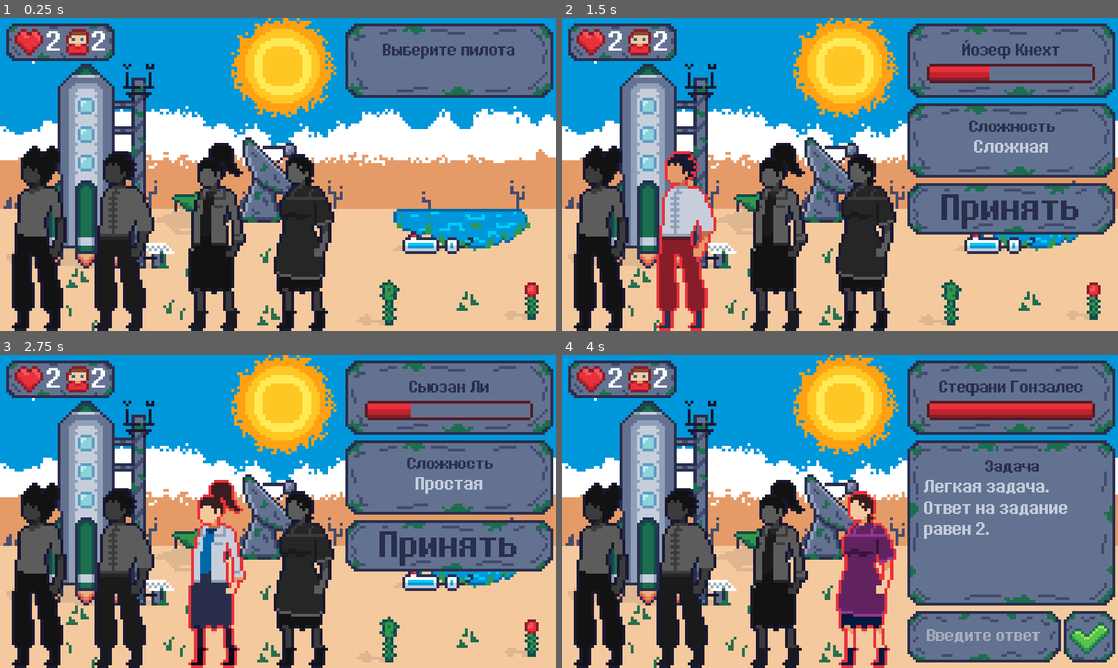
Above: before the commit, frames 1-4 (two rows, left to right).
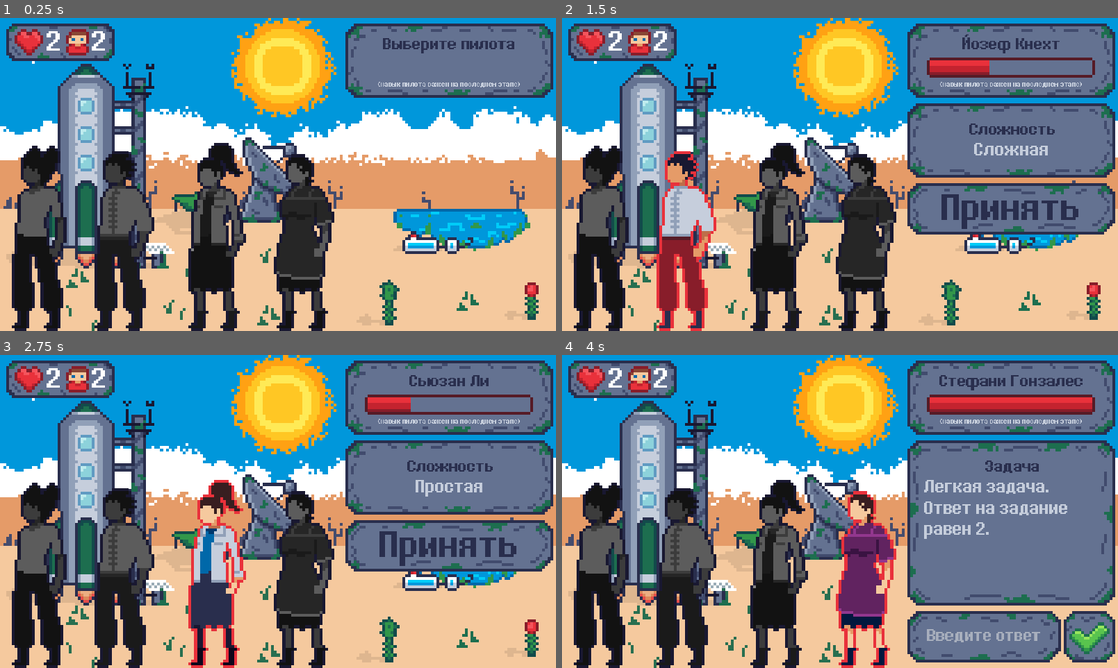
Above: after the commit, the same moments.

Repository: Sc222/rocket-scientist
Game: Godot game, scene res://StagePilots/StagePilots.tscn
Same seed, same stepped clock (60 frames per second), same inputs: the game is played once before the commit and once after it. This scene is started directly instead of the project's main scene.
Inputs (mouse positions are in pixels of both pictures, inside the frame that each line leads up to):
- Up to frame 1 (0.25 s): no input
- Up to frame 2 (1.5 s): click (600, 237) at 0.5 s; click (689, 237) at 1.25 s
- Up to frame 3 (2.75 s): click (216, 574) at 2 s
- Up to frame 4 (4 s): click (867, 574) at 2.75 s; click (1012, 545) at 3.5 s

The runs differ from the first frame. In frame 1, 1.3% of the frame differs, in the area x 62-99%, y 2-25%; in frame 2, 3.6%; in frame 3, 3.4%; in frame 4, 3.7%.

Commit message:
fix division by zero error and make better stage pilots ui

Diff:
--- a/Global/GameOverMenu/GameOverMenu.gd
+++ b/Global/GameOverMenu/GameOverMenu.gd
@@ -13,8 +13,12 @@
 
 # todo replace index with enum
 func show_dialog(index, solved_tasks, tasks_total, tries):
-	var tasks_percentage = stepify((solved_tasks*1.0)/tasks_total*100,0.1)
-	var accuracy_percentage = stepify((solved_tasks*1.0)/tries*100,0.1)
+	var tasks_percentage = 0
+	if tasks_total != 0:
+		tasks_percentage = stepify((solved_tasks*1.0)/tasks_total*100,0.1)
+	var accuracy_percentage = 0
+	if tries != 0:
+		accuracy_percentage = stepify((solved_tasks*1.0)/tries*100,0.1)
 	$Bg/StageInfo.set_text(stages[index])
 	$Bg/TasksInfo.set_text(str(tasks_percentage) +"% ("+str(solved_tasks)+"/"+str(tasks_total)+")")
 	$Bg/AccuracyInfo.set_text(str(accuracy_percentage) +"% ("+str(solved_tasks)+"/"+str(tries)+")")
--- a/Global/GameOverMenu/GameOverMenu.tscn
+++ b/Global/GameOverMenu/GameOverMenu.tscn
@@ -118,6 +118,7 @@
 size_flags_vertical = 7
 custom_fonts/font = SubResource( 5 )
 custom_colors/font_color = Color( 0.780392, 0.811765, 0.866667, 1 )
+text = "провален"
 valign = 1
 clip_text = true
 __meta__ = {
--- a/Global/NextStageMenu/NextStageMenu.tscn
+++ b/Global/NextStageMenu/NextStageMenu.tscn
@@ -57,13 +57,13 @@
 [node name="overlay" type="ColorRect" parent="."]
 anchor_right = 1.0
 anchor_bottom = 1.0
-color = Color( 0.101961, 0.0980392, 0.196078, 0.740741 )
+color = Color( 0.0470588, 0.180392, 0.266667, 0.784314 )
 __meta__ = {
 "_edit_use_anchors_": false
 }
 
 [node name="AnimationPlayer" type="AnimationPlayer" parent="."]
-anims/overlay_color = SubResource( 6 )
+anims/overlay_color = SubResource( 2 )
 
 [node name="Bg" type="Sprite" parent="."]
 position = Vector2( 300, 160 )
@@ -88,9 +88,9 @@
 
 [node name="Stage" type="Label" parent="Bg"]
 margin_left = 6.0
-margin_top = 13.0
+margin_top = 14.0
 margin_right = 81.0
-margin_bottom = 48.0
+margin_bottom = 49.0
 rect_scale = Vector2( 0.2, 0.2 )
 size_flags_horizontal = 7
 size_flags_vertical = 7
@@ -105,9 +105,9 @@
 
 [node name="StageInfo" type="Label" parent="Bg"]
 margin_left = 22.0
-margin_top = 13.0
+margin_top = 14.0
 margin_right = 262.0
-margin_bottom = 48.0
+margin_bottom = 49.0
 rect_scale = Vector2( 0.2, 0.2 )
 size_flags_horizontal = 7
 size_flags_vertical = 7
@@ -121,9 +121,9 @@
 
 [node name="Status" type="Label" parent="Bg"]
 margin_left = 6.0
-margin_top = 22.0
+margin_top = 24.0
 margin_right = 116.0
-margin_bottom = 57.0
+margin_bottom = 59.0
 rect_scale = Vector2( 0.2, 0.2 )
 size_flags_horizontal = 7
 size_flags_vertical = 7
@@ -138,9 +138,9 @@
 
 [node name="StatusInfo" type="Label" parent="Bg"]
 margin_left = 29.0
-margin_top = 22.0
+margin_top = 24.0
 margin_right = 234.0
-margin_bottom = 57.0
+margin_bottom = 59.0
 rect_scale = Vector2( 0.2, 0.2 )
 size_flags_horizontal = 7
 size_flags_vertical = 7
--- a/StageFlight/StageFlight.gd
+++ b/StageFlight/StageFlight.gd
@@ -1,16 +1,28 @@
-extends Node2D
+extends Control
+
+const BG_SPEED = -50
+const FIRST_STAGE_LINK = "res://StageResources/StageResources.tscn"
+onready var ParallaxBg = get_node("ParallaxBackground")
 
 
-# Declare member variables here. Examples:
-# var a = 2
-# var b = "text"
+func _ready():
+	OS.min_window_size = Vector2(975, 550)
+	get_tree().paused = false
+	$Rocket.play("flight")
 
 
-# Called when the node enters the scene tree for the first time.
-func _ready():
-	pass # Replace with function body.
+func _process(delta):
+	ParallaxBg.scroll_offset.x+=BG_SPEED*delta
 
 
-# Called every frame. 'delta' is the elapsed time since the previous frame.
-#func _process(delta):
-#	pass
+func launch_game():
+	get_tree().change_scene(FIRST_STAGE_LINK)
+
+
+func launch_credits():
+	# todo launch credits
+	pass
+
+
+func exit():
+	get_tree().quit()
--- a/StageFlight/StageFlight.tscn
+++ b/StageFlight/StageFlight.tscn
@@ -1,6 +1,141 @@
-[gd_scene load_steps=2 format=2]
+[gd_scene load_steps=17 format=2]
 
-[ext_resource path="res://StageFlight/StageFlight.gd" type="Script" id=1]
+[ext_resource path="res://assets/main_menu/bg.png" type="Texture" id=1]
+[ext_resource path="res://MainMenu/MainMenu.gd" type="Script" id=2]
+[ext_resource path="res://assets/10895.otf" type="DynamicFontData" id=3]
+[ext_resource path="res://assets/main_menu/rocket_3.png" type="Texture" id=4]
+[ext_resource path="res://assets/main_menu/rocket_4.png" type="Texture" id=5]
+[ext_resource path="res://assets/main_menu/rocket_2.png" type="Texture" id=6]
+[ext_resource path="res://assets/main_menu/rocket_5.png" type="Texture" id=7]
+[ext_resource path="res://assets/main_menu/rocket_1.png" type="Texture" id=8]
 
-[node name="Node2D" type="Node2D"]
-script = ExtResource( 1 )
+[sub_resource type="SpriteFrames" id=1]
+animations = [ {
+"frames": [ ExtResource( 8 ), ExtResource( 6 ), ExtResource( 4 ), ExtResource( 5 ), ExtResource( 7 ), ExtResource( 5 ), ExtResource( 4 ), ExtResource( 6 ) ],
+"loop": true,
+"name": "flight",
+"speed": 12.0
+} ]
+
+[sub_resource type="DynamicFont" id=2]
+size = 104
+outline_size = 3
+outline_color = Color( 0.117647, 0.435294, 0.313726, 1 )
+font_data = ExtResource( 3 )
+
+[sub_resource type="StyleBoxEmpty" id=3]
+
+[sub_resource type="StyleBoxEmpty" id=4]
+
+[sub_resource type="StyleBoxEmpty" id=5]
+
+[sub_resource type="StyleBoxEmpty" id=6]
+
+[sub_resource type="StyleBoxEmpty" id=7]
+
+[sub_resource type="DynamicFont" id=8]
+size = 80
+extra_spacing_top = -4
+extra_spacing_bottom = -2
+font_data = ExtResource( 3 )
+
+[node name="MainMenu" type="Control"]
+script = ExtResource( 2 )
+__meta__ = {
+"_edit_use_anchors_": false
+}
+
+[node name="ParallaxBackground" type="ParallaxBackground" parent="."]
+scale = Vector2( 5, 5 )
+transform = Transform2D( 5, 0, 0, 5, 0, 0 )
+
+[node name="ParallaxLayer" type="ParallaxLayer" parent="ParallaxBackground"]
+motion_mirroring = Vector2( 200, 0 )
+
+[node name="Sprite" type="Sprite" parent="ParallaxBackground/ParallaxLayer"]
+texture = ExtResource( 1 )
+centered = false
+
+[node name="Rocket" type="AnimatedSprite" parent="."]
+position = Vector2( 300, 345 )
+scale = Vector2( 6, 6 )
+frames = SubResource( 1 )
+animation = "flight"
+
+[node name="Title" type="Label" parent="."]
+margin_left = 50.0
+margin_top = 35.0
+margin_right = 901.0
+margin_bottom = 145.0
+custom_fonts/font = SubResource( 2 )
+custom_colors/font_color = Color( 0.352941, 0.772549, 0.309804, 1 )
+text = "Rocket Scientist"
+__meta__ = {
+"_edit_use_anchors_": false
+}
+
+[node name="Play" type="Button" parent="."]
+margin_left = 675.0
+margin_top = 215.0
+margin_right = 925.0
+margin_bottom = 295.0
+custom_styles/hover = SubResource( 3 )
+custom_styles/pressed = SubResource( 4 )
+custom_styles/focus = SubResource( 5 )
+custom_styles/disabled = SubResource( 6 )
+custom_styles/normal = SubResource( 7 )
+custom_fonts/font = SubResource( 8 )
+custom_colors/font_color = Color( 1, 1, 1, 0.745098 )
+custom_colors/font_color_hover = Color( 1, 1, 1, 1 )
+custom_colors/font_color_pressed = Color( 1, 0.933333, 0.439216, 1 )
+text = "Играть"
+flat = true
+align = 2
+__meta__ = {
+"_edit_use_anchors_": false
+}
+
+[node name="Credits" type="Button" parent="."]
+margin_left = 660.0
+margin_top = 320.0
+margin_right = 925.0
+margin_bottom = 400.0
+custom_styles/hover = SubResource( 3 )
+custom_styles/pressed = SubResource( 4 )
+custom_styles/focus = SubResource( 5 )
+custom_styles/disabled = SubResource( 6 )
+custom_styles/normal = SubResource( 7 )
+custom_fonts/font = SubResource( 8 )
+custom_colors/font_color = Color( 1, 1, 1, 0.745098 )
+custom_colors/font_color_hover = Color( 1, 1, 1, 1 )
+custom_colors/font_color_pressed = Color( 1, 0.933333, 0.439216, 1 )
+text = "Авторы"
+flat = true
+align = 2
+__meta__ = {
+"_edit_use_anchors_": false
+}
+
+[node name="Exit" type="Button" parent="."]
+margin_left = 695.0
+margin_top = 425.0
+margin_right = 925.0
+margin_bottom = 505.0
+custom_styles/hover = SubResource( 3 )
+custom_styles/pressed = SubResource( 4 )
+custom_styles/focus = SubResource( 5 )
+custom_styles/disabled = SubResource( 6 )
+custom_styles/normal = SubResource( 7 )
+custom_fonts/font = SubResource( 8 )
+custom_colors/font_color = Color( 1, 1, 1, 0.745098 )
+custom_colors/font_color_hover = Color( 1, 1, 1, 1 )
+custom_colors/font_color_pressed = Color( 1, 0.933333, 0.439216, 1 )
+text = "Выход"
+flat = true
+align = 2
+__meta__ = {
+"_edit_use_anchors_": false
+}
+[connection signal="pressed" from="Play" to="." method="launch_game"]
+[connection signal="pressed" from="Credits" to="." method="launch_credits"]
+[connection signal="pressed" from="Exit" to="." method="exit"]
--- a/StagePilots/StagePilots.gd
+++ b/StagePilots/StagePilots.gd
@@ -72,10 +72,8 @@
 
 var NO_PILOT_HP="Выберите другого пилота"
 var NO_HP="Не осталось попыток"
-var STAGE_FINISHED="Пилот успешно нанят"
+var LOSE="Поражение"
 var WIN="Победа"
-var STAGE_NOT_FINISHED="Не удалось нанять пилота"
-var LOSE="Поражение"
 
 const PILOTS_COUNT = 4
 var current_pilots = { }
@@ -106,6 +104,7 @@
 		change_pilots_state(false) #enable pilots select
 		change_ui_visibility(false, false)
 		$Coolness.play("coolness_hidden")
+		$CoolnessInfo.visible=false
 		$Name.set_text(NO_PILOT_HP)
 		$TaskInfo/ApplyTask/AnswerLineEdit.text=""
 		is_task_solved = false
@@ -146,6 +145,7 @@
 		change_ui_visibility(true, false)
 		$Name.set_text(current_pilots.keys()[index])
 		$Coolness.play(current_pilots.values()[index][1])
+		$CoolnessInfo.visible=true
 		$PilotInfo/Bg/Difficulty.set_text(difficulty_dict[current_pilots.values()[index][1]])
 		get_node("Pilot"+str(current_pilot+1)).stop()
 		get_node("Pilot"+str(current_pilot+1)).set_frame(0)
@@ -159,14 +159,13 @@
 	is_stage_completed = true
 	get_tree().paused=true
 	$Coolness.play("coolness_hidden")
+	$CoolnessInfo.visible=false
 	change_ui_visibility(false, false)
 	if is_success:
 		$Name.set_text(WIN)
-		$Result.set_text(STAGE_FINISHED)
 		$UI/NextStageDialog.show_dialog(2)
 	else:
 		$Name.set_text(LOSE)
-		$Result.set_text(STAGE_NOT_FINISHED)
 		$UI/GameOverDialog.show_dialog(2,Global.solved_tasks, Global.tasks_total, Global.tries)
 
 
--- a/StagePilots/StagePilots.tscn
+++ b/StagePilots/StagePilots.tscn
@@ -120,6 +120,16 @@
 
 [sub_resource type="SpriteFrames" id=8]
 animations = [ {
+"frames": [ ExtResource( 16 ), ExtResource( 12 ) ],
+"loop": false,
+"name": "pilot_5",
+"speed": 20.0
+}, {
+"frames": [ ExtResource( 21 ), ExtResource( 22 ) ],
+"loop": false,
+"name": "pilot_7",
+"speed": 20.0
+}, {
 "frames": [ ExtResource( 28 ), ExtResource( 25 ) ],
 "loop": false,
 "name": "pilot_10",
@@ -135,6 +145,16 @@
 "name": "pilot_8",
 "speed": 20.0
 }, {
+"frames": [ ExtResource( 18 ), ExtResource( 17 ) ],
+"loop": false,
+"name": "pilot_12",
+"speed": 20.0
+}, {
+"frames": [ ExtResource( 14 ), ExtResource( 19 ) ],
+"loop": false,
+"name": "pilot_6",
+"speed": 20.0
+}, {
 "frames": [ ExtResource( 30 ), ExtResource( 27 ) ],
 "loop": false,
 "name": "pilot_2",
@@ -145,39 +165,19 @@
 "name": "pilot_1",
 "speed": 20.0
 }, {
-"frames": [ ExtResource( 16 ), ExtResource( 12 ) ],
-"loop": false,
-"name": "pilot_5",
-"speed": 20.0
-}, {
-"frames": [ ExtResource( 21 ), ExtResource( 22 ) ],
-"loop": false,
-"name": "pilot_7",
-"speed": 20.0
-}, {
-"frames": [ ExtResource( 18 ), ExtResource( 17 ) ],
-"loop": false,
-"name": "pilot_12",
-"speed": 20.0
-}, {
-"frames": [ ExtResource( 14 ), ExtResource( 19 ) ],
-"loop": false,
-"name": "pilot_6",
+"frames": [ ExtResource( 31 ), ExtResource( 20 ) ],
+"loop": false,
+"name": "pilot_4",
+"speed": 20.0
+}, {
+"frames": [ ExtResource( 13 ), ExtResource( 23 ) ],
+"loop": false,
+"name": "pilot_11",
 "speed": 20.0
 }, {
 "frames": [ ExtResource( 24 ), ExtResource( 15 ) ],
 "loop": false,
 "name": "pilot_3",
-"speed": 20.0
-}, {
-"frames": [ ExtResource( 31 ), ExtResource( 20 ) ],
-"loop": false,
-"name": "pilot_4",
-"speed": 20.0
-}, {
-"frames": [ ExtResource( 13 ), ExtResource( 23 ) ],
-"loop": false,
-"name": "pilot_11",
 "speed": 20.0
 } ]
 
@@ -207,9 +207,9 @@
 
 [node name="Name" type="Label" parent="."]
 margin_left = 635.0
-margin_top = 40.0
+margin_top = 30.0
 margin_right = 1016.0
-margin_bottom = 82.0
+margin_bottom = 74.0
 rect_scale = Vector2( 0.8, 0.8 )
 custom_fonts/font = SubResource( 1 )
 custom_colors/font_color = Color( 0.164706, 0.184314, 0.305882, 1 )
@@ -221,25 +221,26 @@
 }
 
 [node name="Coolness" type="AnimatedSprite" parent="."]
-position = Vector2( 640, 80 )
+position = Vector2( 640, 70 )
 scale = Vector2( 5, 5 )
 frames = SubResource( 2 )
 animation = "coolness_hidden"
 playing = true
 centered = false
 
-[node name="Result" type="Label" parent="."]
-margin_left = 640.0
-margin_top = 80.0
-margin_right = 973.0
-margin_bottom = 115.0
-rect_scale = Vector2( 0.9, 0.9 )
+[node name="CoolnessInfo" type="Label" parent="."]
+margin_left = 657.0
+margin_top = 110.0
+margin_right = 1307.0
+margin_bottom = 148.0
+rect_scale = Vector2( 0.4, 0.4 )
 size_flags_horizontal = 7
 size_flags_vertical = 5
 custom_fonts/font = SubResource( 3 )
 custom_colors/font_color = Color( 0.780392, 0.811765, 0.866667, 1 )
-align = 1
-autowrap = true
+text = "(навык пилота важен на последнем этапе)"
+align = 1
+clip_text = true
 __meta__ = {
 "_edit_use_anchors_": false
 }
@@ -350,9 +351,9 @@
 
 [node name="DifficultyHeader" type="Label" parent="PilotInfo/Bg"]
 margin_left = 792.0
-margin_top = 42.8
+margin_top = 43.8
 margin_right = 1167.0
-margin_bottom = 84.8
+margin_bottom = 85.8
 rect_scale = Vector2( 0.16, 0.16 )
 rect_pivot_offset = Vector2( -935, -45 )
 custom_fonts/font = SubResource( 4 )
@@ -365,9 +366,9 @@
 
 [node name="Difficulty" type="Label" parent="PilotInfo/Bg"]
 margin_left = 6.0
-margin_top = 11.8
+margin_top = 12.8
 margin_right = 311.0
-margin_bottom = 46.8
+margin_bottom = 47.8
 rect_scale = Vector2( 0.2, 0.2 )
 size_flags_horizontal = 7
 size_flags_vertical = 5
Not shown: 3 places in Global/NextStageMenu/NextStageMenu.tscn that only renumber resources
Binary file changed: assets/stage_pilots/title_bg.png
